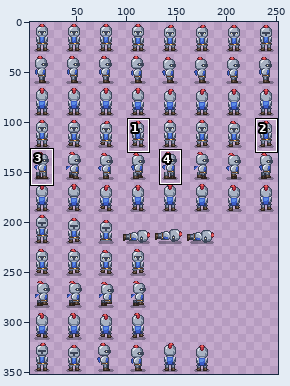
Two states of a pixel-art file, art_src/knight.aseprite. The picture above shows the old version from afar; the outline marks the close-up.
Close-up. Before:
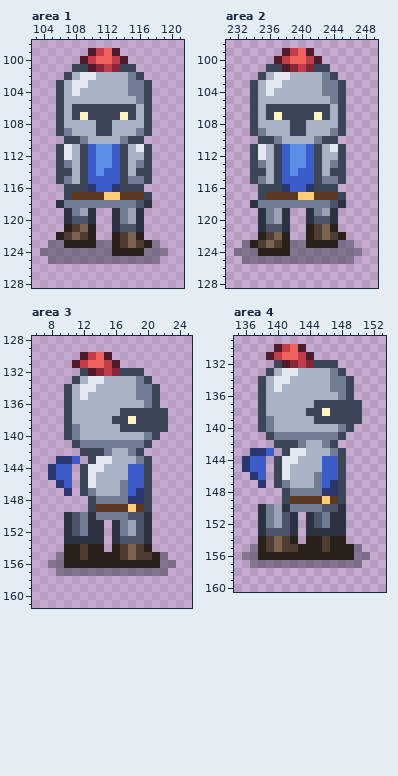
256x352 pixels, 1 frame. Colours within 5 levels of each other are drawn and written as one. Shown: area 1: x 103..121, y 98..128; area 2: x 231..249, y 98..128; area 3: x 6..25, y 128..161; area 4: x 135..153, y 129..160. The old version is drawn lined up with the new one. The wide view leaves out empty margins. The commit also changed other parts of the picture, which this record leaves out.
And afterwards:
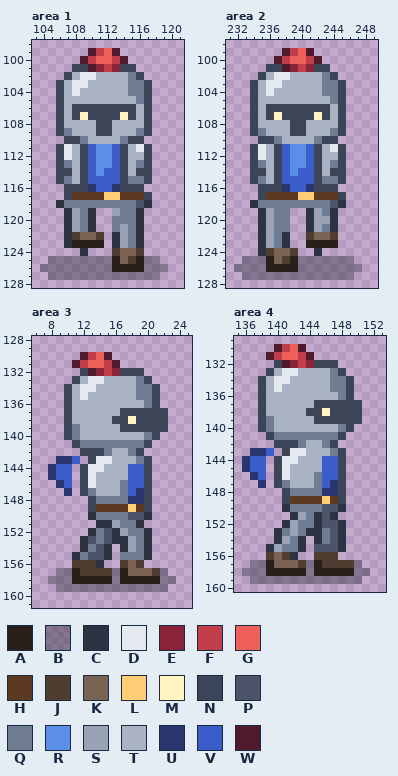
Palette (. is transparent): A #2a201b  B #1a1c2c60  C #2c3242  D #e4e9f0  E #8a2438  F #c23d4a  G #f0605a  H #5c3a22  J #4f3d31  K #7a6352  L #ffcd75  M #fff4c2  N #3c4458  P #4b5468  Q #707c92  R #5b8ee6  S #9aa3b5  T #a9b3c3  U #29366f  V #3b5dc9  W #4f1a2b
From old to new:
whole drawing moved by +0,-2 (the old picture is shown already moved)
Changed rows in their new state; - is an unchanged pixel.
Area 1:
first column x 104:
119 ----SQ---S-Q----
120 ----SQ---Q-Q----
121 ---CSQC--QSQ----
122 --.CJKKJ-CSQC---
123 -..C---A.CSQC..-
124 .....C...JKKJ...
125 ---------AKJA---
126 BBBBBBBBBAAAABBB
127 -BBBBBBBBBBBBBB-
Area 2:
first column x 232:
119 ----SQQ---SQ----
120 ----SQQ---SS----
121 ----SQQ--CSQC---
122 ---CSQC--JK--.--
123 -..CSQC..----..-
124 ...CJKKJ..C.....
125 ----AKJA--------
126 BBBBAAAABBBBBBBB
127 -BBBBBBBBBBBBBB-
Area 3:
first column x 8:
150 --...-----------
151 --....-CS-QC.---
152 --...-QP-SQQ----
153 --..-PQP-CSQ----
154 --..CQPC.CSQC---
155 -..CQPPC.QQQC..-
156 ...JJJC..JKJ....
157 ---AJJJJ-AKKKJ--
158 BBBAAAAABAAAAABB
159 -BBBBBBBBBBBBBB-
Area 4:
first column x 136:
150 --...-----------
151 --....-SQCP-.---
152 --...CSQQCPP----
153 --..CQSQ--QP----
154 --..CSQC.CQPC---
155 -..CSQQC.PPPC..-
156 ...JKJC..JJJ....
157 ---AKKKJ-AJJJJ--
158 BBBAAAAABAAAAABB
159 -BBBBBBBBBBBBBB-
